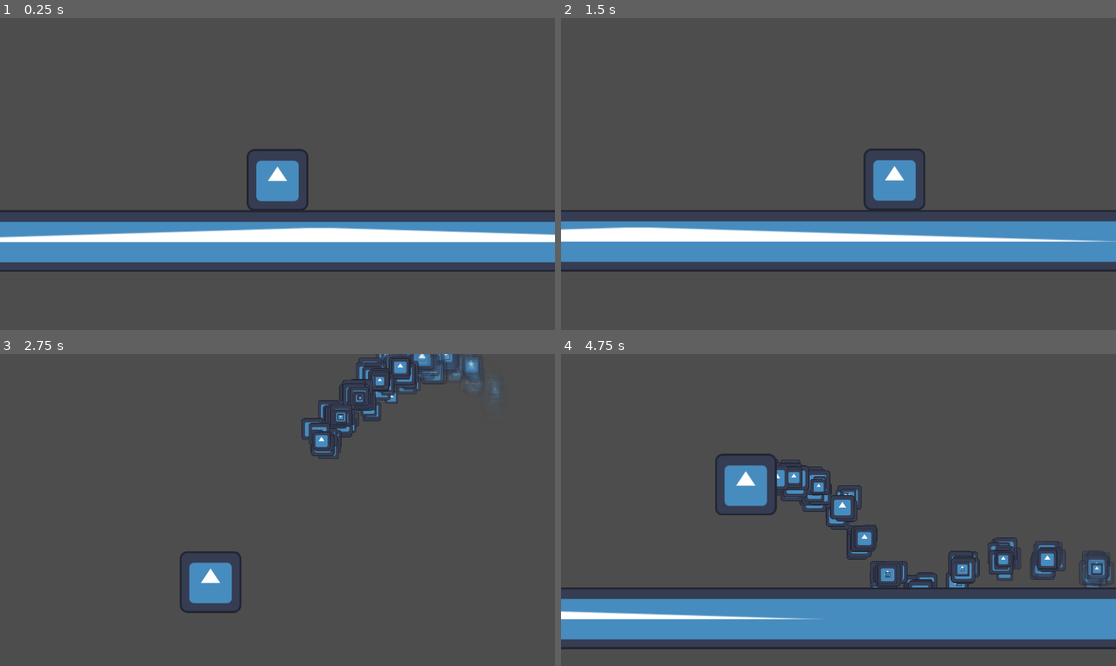
Above: before the commit, frames 1-4 (two rows, left to right).
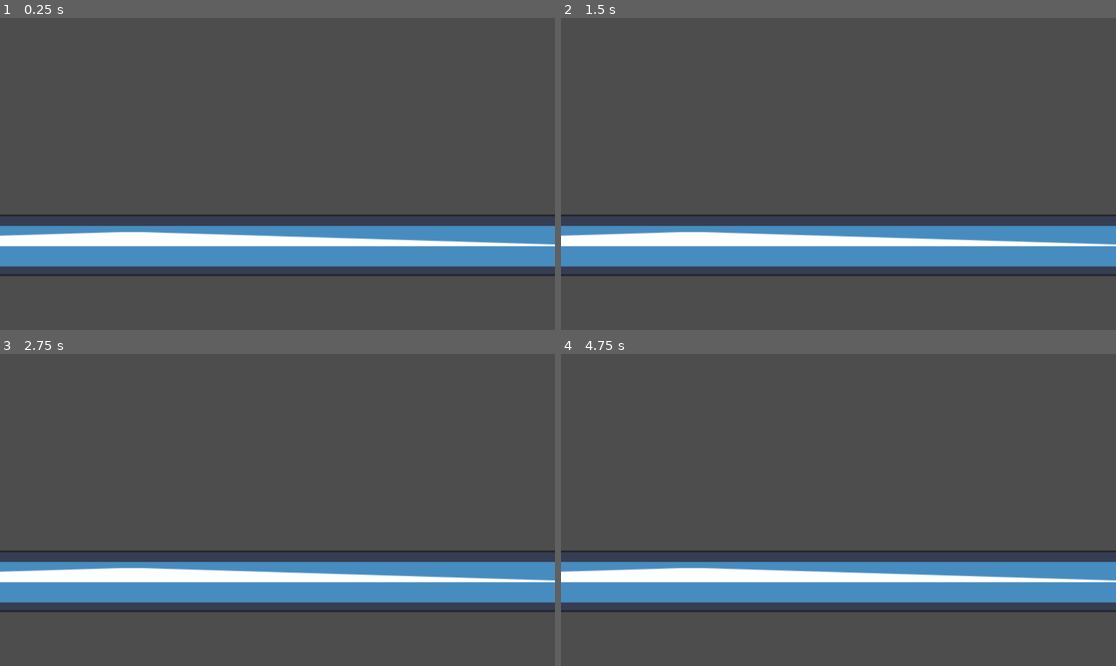
Above: after the commit, the same moments.

Repository: Namaarie/jame-gam-55
Game: Godot game, scene res://main.tscn
The game is run twice, just before and just after one commit, with the same random seed, the same clock (stepped at 60 frames per second) and the same inputs. The engine's default icon, where the game draws it, is replaced by a stand-in: a white triangle on a blue panel in a dark square.
Inputs (mouse positions are in pixels of both pictures, inside the frame that each line leads up to):
- Up to frame 1 (0.25 s): no input
- Up to frame 2 (1.5 s): move the mouse to (960, 158) at 0.52 s; hold Space (jump) 0.53-1.28 s; hold D (right) from 0.53 s (still down); move the mouse to (727, 189) at 1.27 s; click (727, 189) at 1.35 s
- Up to frame 3 (2.75 s): tap Space (jump) at 1.52, 1.55, 1.82 s; move the mouse to (333, 441) at 2.02 s; release D (right) at 2.03 s; hold A (left) from 2.03 s (still down); hold Space (jump) from 2.03 s (still down); right-click (333, 441) at 2.1 s
- Up to frame 4 (4.75 s): move the mouse to (810, 572) at 2.77 s; release A (left) at 2.78 s; release Space (jump) at 2.78 s; hold D (right) 2.78-4.28 s; tap Space (jump) at 2.85, 3.02, 3.32, 4.52, 4.55 s; move the mouse to (1005, 556) at 3.52 s; hold Space (jump) 3.53-4.28 s; click (1005, 556) at 3.6 s; move the mouse to (672, 463) at 4.27 s; hold A (left) from 4.28 s (still down); right-click (672, 463) at 4.35 s

The runs differ from the first frame. In frame 1, 10% of the frame differs, in the area x 0-100%, y 42-83%; in frame 2, 10%; in frame 3, 16%; in frame 4, 28%, in the area x 0-100%, y 31-95%.

Commit message:
Player sprites & animations
-Changed the Sprite2D node in the player scene into Animated Sprite 2D
-Created sprite frames resource
-Added spritesheets folder. Placed player spritesheet png files in the folder

Added the following animations to the player AnimatedSprite2D:
-dash
-die
-normal attack
-down attack
-up attack
-jump
-fall
-land on ground
-run
-hurt

Diff:
--- a/player/player.tscn
+++ b/player/player.tscn
@@ -1,7 +1,15 @@
-[gd_scene load_steps=7 format=3 uid="uid://07qm4w0xtu5s"]
+[gd_scene load_steps=50 format=3 uid="uid://07qm4w0xtu5s"]
 
 [ext_resource type="Script" uid="uid://culmapmwppxfn" path="res://player/player.gd" id="1_oul6g"]
 [ext_resource type="Texture2D" uid="uid://dupmkd3y5dawc" path="res://icon.svg" id="2_rkbax"]
+[ext_resource type="Texture2D" path="res://player/spritesheets/player_dash.png" id="3_8t03j"]
+[ext_resource type="Texture2D" path="res://player/spritesheets/player_run.png" id="3_g1dw6"]
+[ext_resource type="Texture2D" path="res://player/spritesheets/player_die.png" id="4_2ieo8"]
+[ext_resource type="Texture2D" path="res://player/spritesheets/player_down_attack.png" id="5_ebec5"]
+[ext_resource type="Texture2D" path="res://player/spritesheets/player_jump_and_fall.png" id="6_yllr7"]
+[ext_resource type="Texture2D" path="res://player/spritesheets/player_hurt.png" id="7_kb6p2"]
+[ext_resource type="Texture2D" path="res://player/spritesheets/player_normal_attack.png" id="8_wodsf"]
+[ext_resource type="Texture2D" path="res://player/spritesheets/player_up_attack.png" id="10_32hag"]
 
 [sub_resource type="RectangleShape2D" id="RectangleShape2D_g1dw6"]
 size = Vector2(128, 127)
@@ -21,6 +29,297 @@
 scale_min = 0.0
 scale_max = 0.39999998
 alpha_curve = SubResource("CurveTexture_g1dw6")
+
+[sub_resource type="AtlasTexture" id="AtlasTexture_tqiix"]
+atlas = ExtResource("3_8t03j")
+region = Rect2(0, 0, 32, 32)
+
+[sub_resource type="AtlasTexture" id="AtlasTexture_e7oew"]
+atlas = ExtResource("3_8t03j")
+region = Rect2(32, 0, 32, 32)
+
+[sub_resource type="AtlasTexture" id="AtlasTexture_c35mf"]
+atlas = ExtResource("3_8t03j")
+region = Rect2(64, 0, 32, 32)
+
+[sub_resource type="AtlasTexture" id="AtlasTexture_65viv"]
+atlas = ExtResource("3_8t03j")
+region = Rect2(0, 32, 32, 32)
+
+[sub_resource type="AtlasTexture" id="AtlasTexture_x7c3f"]
+atlas = ExtResource("3_8t03j")
+region = Rect2(32, 32, 32, 32)
+
+[sub_resource type="AtlasTexture" id="AtlasTexture_bjvpn"]
+atlas = ExtResource("4_2ieo8")
+region = Rect2(0, 0, 32, 32)
+
+[sub_resource type="AtlasTexture" id="AtlasTexture_s7qer"]
+atlas = ExtResource("4_2ieo8")
+region = Rect2(32, 0, 32, 32)
+
+[sub_resource type="AtlasTexture" id="AtlasTexture_g4c7l"]
+atlas = ExtResource("4_2ieo8")
+region = Rect2(64, 0, 32, 32)
+
+[sub_resource type="AtlasTexture" id="AtlasTexture_knn7v"]
+atlas = ExtResource("4_2ieo8")
+region = Rect2(0, 32, 32, 32)
+
+[sub_resource type="AtlasTexture" id="AtlasTexture_7pqkx"]
+atlas = ExtResource("4_2ieo8")
+region = Rect2(32, 32, 32, 32)
+
+[sub_resource type="AtlasTexture" id="AtlasTexture_uw77l"]
+atlas = ExtResource("5_ebec5")
+region = Rect2(0, 0, 32, 32)
+
+[sub_resource type="AtlasTexture" id="AtlasTexture_rptt4"]
+atlas = ExtResource("5_ebec5")
+region = Rect2(32, 0, 32, 32)
+
+[sub_resource type="AtlasTexture" id="AtlasTexture_r7pn3"]
+atlas = ExtResource("5_ebec5")
+region = Rect2(64, 0, 32, 32)
+
+[sub_resource type="AtlasTexture" id="AtlasTexture_b8hi5"]
+atlas = ExtResource("5_ebec5")
+region = Rect2(0, 32, 32, 32)
+
+[sub_resource type="AtlasTexture" id="AtlasTexture_2uvqg"]
+atlas = ExtResource("5_ebec5")
+region = Rect2(32, 32, 32, 32)
+
+[sub_resource type="AtlasTexture" id="AtlasTexture_1s1yo"]
+atlas = ExtResource("6_yllr7")
+region = Rect2(32, 0, 32, 32)
+
+[sub_resource type="AtlasTexture" id="AtlasTexture_5ejfk"]
+atlas = ExtResource("6_yllr7")
+region = Rect2(0, 32, 32, 32)
+
+[sub_resource type="AtlasTexture" id="AtlasTexture_jd2rm"]
+atlas = ExtResource("7_kb6p2")
+region = Rect2(0, 0, 32, 32)
+
+[sub_resource type="AtlasTexture" id="AtlasTexture_q28gw"]
+atlas = ExtResource("7_kb6p2")
+region = Rect2(32, 0, 32, 32)
+
+[sub_resource type="AtlasTexture" id="AtlasTexture_ge24q"]
+atlas = ExtResource("7_kb6p2")
+region = Rect2(0, 32, 32, 32)
+
+[sub_resource type="AtlasTexture" id="AtlasTexture_pnw6m"]
+atlas = ExtResource("7_kb6p2")
+region = Rect2(32, 32, 32, 32)
+
+[sub_resource type="AtlasTexture" id="AtlasTexture_1so5t"]
+atlas = ExtResource("6_yllr7")
+region = Rect2(0, 0, 32, 32)
+
+[sub_resource type="AtlasTexture" id="AtlasTexture_55jnj"]
+atlas = ExtResource("8_wodsf")
+region = Rect2(0, 0, 32, 32)
+
+[sub_resource type="AtlasTexture" id="AtlasTexture_dx5ib"]
+atlas = ExtResource("8_wodsf")
+region = Rect2(32, 0, 32, 32)
+
+[sub_resource type="AtlasTexture" id="AtlasTexture_a2xo5"]
+atlas = ExtResource("8_wodsf")
+region = Rect2(0, 32, 32, 32)
+
+[sub_resource type="AtlasTexture" id="AtlasTexture_yw30f"]
+atlas = ExtResource("3_g1dw6")
+region = Rect2(0, 0, 32, 32)
+
+[sub_resource type="AtlasTexture" id="AtlasTexture_qjkh3"]
+atlas = ExtResource("3_g1dw6")
+region = Rect2(32, 0, 32, 32)
+
+[sub_resource type="AtlasTexture" id="AtlasTexture_g6k8r"]
+atlas = ExtResource("3_g1dw6")
+region = Rect2(0, 32, 32, 32)
+
+[sub_resource type="AtlasTexture" id="AtlasTexture_boad6"]
+atlas = ExtResource("3_g1dw6")
+region = Rect2(32, 32, 32, 32)
+
+[sub_resource type="AtlasTexture" id="AtlasTexture_art4l"]
+atlas = ExtResource("10_32hag")
+region = Rect2(0, 0, 32, 32)
+
+[sub_resource type="AtlasTexture" id="AtlasTexture_fjxoa"]
+atlas = ExtResource("10_32hag")
+region = Rect2(32, 0, 32, 32)
+
+[sub_resource type="AtlasTexture" id="AtlasTexture_gswnw"]
+atlas = ExtResource("10_32hag")
+region = Rect2(64, 0, 32, 32)
+
+[sub_resource type="AtlasTexture" id="AtlasTexture_xcnuv"]
+atlas = ExtResource("10_32hag")
+region = Rect2(0, 32, 32, 32)
+
+[sub_resource type="AtlasTexture" id="AtlasTexture_j55il"]
+atlas = ExtResource("10_32hag")
+region = Rect2(32, 32, 32, 32)
+
+[sub_resource type="SpriteFrames" id="SpriteFrames_rgyib"]
+animations = [{
+"frames": [{
+"duration": 1.0,
+"texture": SubResource("AtlasTexture_tqiix")
+}, {
+"duration": 1.0,
+"texture": SubResource("AtlasTexture_e7oew")
+}, {
+"duration": 1.0,
+"texture": SubResource("AtlasTexture_c35mf")
+}, {
+"duration": 1.0,
+"texture": SubResource("AtlasTexture_65viv")
+}, {
+"duration": 1.0,
+"texture": SubResource("AtlasTexture_x7c3f")
+}],
+"loop": true,
+"name": &"dash",
+"speed": 10.0
+}, {
+"frames": [{
+"duration": 1.0,
+"texture": SubResource("AtlasTexture_bjvpn")
+}, {
+"duration": 1.0,
+"texture": SubResource("AtlasTexture_s7qer")
+}, {
+"duration": 1.0,
+"texture": SubResource("AtlasTexture_g4c7l")
+}, {
+"duration": 1.0,
+"texture": SubResource("AtlasTexture_knn7v")
+}, {
+"duration": 1.0,
+"texture": SubResource("AtlasTexture_7pqkx")
+}],
+"loop": true,
+"name": &"die",
+"speed": 10.0
+}, {
+"frames": [{
+"duration": 1.0,
+"texture": SubResource("AtlasTexture_uw77l")
+}, {
+"duration": 1.0,
+"texture": SubResource("AtlasTexture_rptt4")
+}, {
+"duration": 1.0,
+"texture": SubResource("AtlasTexture_r7pn3")
+}, {
+"duration": 1.0,
+"texture": SubResource("AtlasTexture_b8hi5")
+}, {
+"duration": 1.0,
+"texture": SubResource("AtlasTexture_2uvqg")
+}],
+"loop": true,
+"name": &"down_attack",
+"speed": 10.0
+}, {
+"frames": [{
+"duration": 1.0,
+"texture": SubResource("AtlasTexture_1s1yo")
+}],
+"loop": true,
+"name": &"fall",
+"speed": 5.0
+}, {
+"frames": [{
+"duration": 1.0,
+"texture": SubResource("AtlasTexture_5ejfk")
+}],
+"loop": true,
+"name": &"hit_ground",
+"speed": 5.0
+}, {
+"frames": [{
+"duration": 1.0,
+"texture": SubResource("AtlasTexture_jd2rm")
+}, {
+"duration": 1.0,
+"texture": SubResource("AtlasTexture_q28gw")
+}, {
+"duration": 1.0,
+"texture": SubResource("AtlasTexture_ge24q")
+}, {
+"duration": 1.0,
+"texture": SubResource("AtlasTexture_pnw6m")
+}],
+"loop": false,
+"name": &"hurt",
+"speed": 10.0
+}, {
+"frames": [{
+"duration": 1.0,
+"texture": SubResource("AtlasTexture_1so5t")
+}],
+"loop": true,
+"name": &"jump",
+"speed": 5.0
+}, {
+"frames": [{
+"duration": 1.0,
+"texture": SubResource("AtlasTexture_55jnj")
+}, {
+"duration": 1.0,
+"texture": SubResource("AtlasTexture_dx5ib")
+}, {
+"duration": 1.0,
+"texture": SubResource("AtlasTexture_a2xo5")
+}],
+"loop": true,
+"name": &"normal_attack",
+"speed": 10.0
+}, {
+"frames": [{
+"duration": 1.0,
+"texture": SubResource("AtlasTexture_yw30f")
+}, {
+"duration": 1.0,
+"texture": SubResource("AtlasTexture_qjkh3")
+}, {
+"duration": 1.0,
+"texture": SubResource("AtlasTexture_g6k8r")
+}, {
+"duration": 1.0,
+"texture": SubResource("AtlasTexture_boad6")
+}],
+"loop": true,
+"name": &"run",
+"speed": 10.0
+}, {
+"frames": [{
+"duration": 1.0,
+"texture": SubResource("AtlasTexture_art4l")
+}, {
+"duration": 1.0,
+"texture": SubResource("AtlasTexture_fjxoa")
+}, {
+"duration": 1.0,
+"texture": SubResource("AtlasTexture_gswnw")
+}, {
+"duration": 1.0,
+"texture": SubResource("AtlasTexture_xcnuv")
+}, {
+"duration": 1.0,
+"texture": SubResource("AtlasTexture_j55il")
+}],
+"loop": true,
+"name": &"up_attack",
+"speed": 10.0
+}]
 
 [node name="Player" type="CharacterBody2D"]
 script = ExtResource("1_oul6g")
@@ -50,8 +349,13 @@
 explosiveness = 0.15
 process_material = SubResource("ParticleProcessMaterial_yw30f")
 
-[node name="Sprite2D" type="Sprite2D" parent="."]
-texture = ExtResource("2_rkbax")
+[node name="AnimatedSprite_2D" type="AnimatedSprite2D" parent="."]
+texture_filter = 1
+position = Vector2(9, 46)
+scale = Vector2(12, 12)
+sprite_frames = SubResource("SpriteFrames_rgyib")
+animation = &"die"
+frame_progress = 0.20675278
 
 [node name="Camera2D" type="Camera2D" parent="."]
 process_callback = 0
